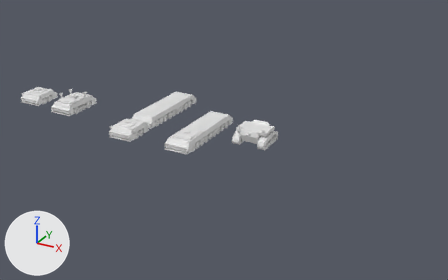
Before and after pictures for a commit that changed the Blender file Vehicles and Tanks.blend.
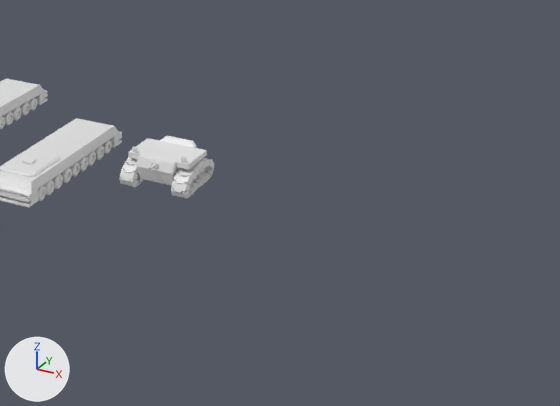
Old and new are each drawn whole from a camera (50 mm lens) standing at (16.6, -47.1, 23.3) and looking at (-10.3, 1.7, -1.1) and again close up on the part from 39% to 100% of the width and 19% to 90% of the height. Every picture has the same lights, and +X, +Y and +Z are marked at lower left.

The scene before the commit, as lines of its bpy script (objects in view):
```python
ob_cylinder = bpy.data.objects.new('Cylinder', me_cylinder_006)
ob_cylinder.location = (-7.03, 0.55, 0.59)
ob_cylinder.rotation_euler = (1.571, 0.0, 0.0)  # degrees (90, 0, 0)
ob_cylinder.scale = (0.0555, 0.0555, 0.0555)
ob_small_wheels = bpy.data.objects.new('Small Wheels', me_cylinder_001)
ob_small_wheels.location = (-26.7, -0.29, -0.24)
ob_small_wheels.rotation_euler = (0.0, 1.571, 0.0)  # degrees (0, 90, 0)
ob_small_wheels.scale = (0.284, 0.284, 0.177)
ob_topcar_004 = bpy.data.objects.new('TopCar.004', me_cube_007)
ob_topcar_004.location = (-11.97, -2.16, 0.22)
ob_topcar_004.scale = (0.66, 0.66, 0.66)
ob_wheel = bpy.data.objects.new('Wheel', me_cylinder)
ob_wheel.location = (-26.7, -0.97, -0.15)
ob_wheel.rotation_euler = (0.0, 1.571, 0.0)  # degrees (0, 90, 0)
ob_wheel.scale = (0.393, 0.393, 0.245)
# also in view: 'CarBase.004' at (-18.3, 3.4, 0.2); 'CarBase.002' at (-11.9, 0.0, 0.2); 'Track' at (-7.0, 2.0, -0.1); 'TankBase' at (-7.0, 2.0, 0.3)
```
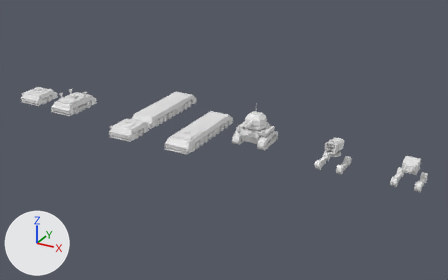
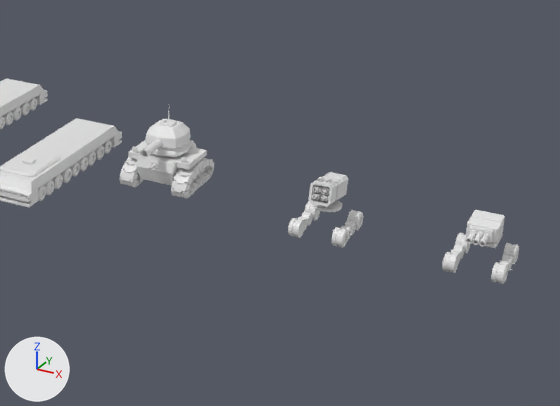
What differs and where, as boxes (x1, y1, x2, y2) in the close-ups (560 x 406 px):
'TankTop', added
    after: (145, 112, 191, 157)
'Cube', added
    after: (308, 172, 348, 207)
'Wheel.029', added
    after: (442, 233, 519, 284)
'Wheel.028', added
    after: (288, 201, 363, 248)
'Cube.001', added
    after: (464, 210, 505, 248)
'Small Wheels.001', added
    after: (298, 211, 358, 240)
'Small Wheels.002', added
    after: (451, 244, 515, 271)
'Cylinder', moved, rescaled, turned
    before: (149, 164, 155, 170)
    after: (313, 200, 342, 212)
'TankBarrel', added
    after: (140, 139, 163, 159)
'Cube.002', added
    after: (469, 225, 493, 242)
'Cylinder.003', added
    after: (473, 232, 483, 245)
'Cylinder.004', added
    after: (479, 233, 490, 246)
'Cylinder.002', added
    after: (465, 230, 476, 243)

Edits to the bpy script that builds the scene:
```text
Change ob_cylinder:
    ob_cylinder.rotation_euler: (1.571, 0.0, 0.0) -> (0.0, 0.0, 0.0)  # degrees (90, 0, 0) -> degrees (0, 0, 0)
    ob_cylinder.location: (-7.03, 0.55, 0.59) -> (1.45, 0.0, 0.74)
    ob_cylinder.scale: (0.0555, 0.0555, 0.0555) -> (0.622, 0.622, 0.05)
Add ob_cylinder_004:
    ob_cylinder_004 = bpy.data.objects.new('Cylinder.004', me_cylinder_017)  # 200 vertices, 147 faces; spans x -0.127..0.127, y -0.392..0.392, z -0.125..0.128
    ob_cylinder_004.location = (8.24, -1.16, 1.23)
Add ob_cylinder_003:
    ob_cylinder_003 = bpy.data.objects.new('Cylinder.003', me_cylinder_016)  # 200 vertices, 147 faces; spans x -1.12..1.12, y -1.1..1.13, z -1.0..1.0
    ob_cylinder_003.location = (7.99, -1.16, 1.23)
    ob_cylinder_003.rotation_euler = (1.571, 0.0, 0.0)  # degrees (90, 0, 0)
    ob_cylinder_003.scale = (0.113, 0.113, 0.392)
Add ob_cylinder_002:
    ob_cylinder_002 = bpy.data.objects.new('Cylinder.002', me_cylinder_016.copy())
    ob_cylinder_002.location = (7.72, -1.16, 1.23)
    ob_cylinder_002.rotation_euler = (1.571, 0.0, 0.0)  # degrees (90, 0, 0)
    ob_cylinder_002.scale = (0.113, 0.113, 0.392)
Add ob_cube_002:
    ob_cube_002 = bpy.data.objects.new('Cube.002', me_cube_018)  # 16 vertices, 11 faces; spans x 0.0..0.446, y -0.768..-0.607, z 0.212..0.688; modifiers MIRROR
    ob_cube_002.location = (7.99, 0.0, 0.77)
Add ob_cube_001:
    ob_cube_001 = bpy.data.objects.new('Cube.001', me_cube_017)  # 68 vertices, 61 faces; spans x -0.607..0.607, y -0.607..0.607, z -0.07..0.854
    ob_cube_001.location = (7.99, 0.0, 0.77)
Add ob_wheel_029:
    ob_wheel_029 = bpy.data.objects.new('Wheel.029', me_cylinder.copy())  # the mesh of ob_wheel; modifiers MIRROR
    ob_wheel_029.location = (8.97, -0.97, -0.15)
    ob_wheel_029.rotation_euler = (0.0, 1.571, 0.0)  # degrees (0, 90, 0)
    ob_wheel_029.scale = (0.393, 0.393, 0.245)
Add ob_centerpoint_006:
    ob_centerpoint_006 = bpy.data.objects.new('CenterPoint.006', None)
    ob_centerpoint_006.location = (7.991, 0.0, 0.0)
Add ob_small_wheels_002:
    ob_small_wheels_002 = bpy.data.objects.new('Small Wheels.002', me_cylinder_001.copy())  # the mesh of ob_small_wheels; modifiers MIRROR
    ob_small_wheels_002.location = (8.97, -0.29, -0.24)
    ob_small_wheels_002.rotation_euler = (0.0, 1.571, 0.0)  # degrees (0, 90, 0)
    ob_small_wheels_002.scale = (0.284, 0.284, 0.177)
Add ob_tankbarrel:
    ob_tankbarrel = bpy.data.objects.new('TankBarrel', me_cylinder_007)  # 156 vertices, 138 faces; spans x -1.2..1.2, y -1.2..1.44, z -1.0..6.68
    ob_tankbarrel.location = (-7.03, 0.83, 1.54)
    ob_tankbarrel.rotation_euler = (1.571, 0.0, 0.0)  # degrees (90, 0, 0)
    ob_tankbarrel.scale = (0.192, 0.192, 0.192)
Add ob_tanktop:
    ob_tanktop = bpy.data.objects.new('TankTop', me_cube_011)  # 106 vertices, 104 faces; spans x -1.03..1.03, y -1.03..1.03, z -1.0..1.2
    ob_tanktop.location = (-7.03, 1.98, 1.8)
Add ob_cube:
    ob_cube = bpy.data.objects.new('Cube', me_cube_014)  # 201 vertices, 170 faces; spans x 0.0..1.0, y -1.01..1.0, z -1.0..1.3; modifiers MIRROR
    ob_cube.location = (1.45, 0.0, 1.47)
    ob_cube.rotation_euler = (-0.176, 0.0, 0.0)  # degrees (-10, 0, 0)
    ob_cube.scale = (0.472, 1.08, 0.468)
Add ob_wheel_028:
    ob_wheel_028 = bpy.data.objects.new('Wheel.028', me_cylinder.copy())  # the mesh of ob_wheel; modifiers MIRROR
    ob_wheel_028.location = (2.43, -0.97, -0.15)
    ob_wheel_028.rotation_euler = (0.0, 1.571, 0.0)  # degrees (0, 90, 0)
    ob_wheel_028.scale = (0.393, 0.393, 0.245)
Add ob_centerpoint_005:
    ob_centerpoint_005 = bpy.data.objects.new('CenterPoint.005', None)
    ob_centerpoint_005.location = (1.449, 0.0, 0.0)
Add ob_small_wheels_001:
    ob_small_wheels_001 = bpy.data.objects.new('Small Wheels.001', me_cylinder_001.copy())  # the mesh of ob_small_wheels; modifiers MIRROR
    ob_small_wheels_001.location = (2.43, -0.29, -0.24)
    ob_small_wheels_001.rotation_euler = (0.0, 1.571, 0.0)  # degrees (0, 90, 0)
    ob_small_wheels_001.scale = (0.284, 0.284, 0.177)
```
